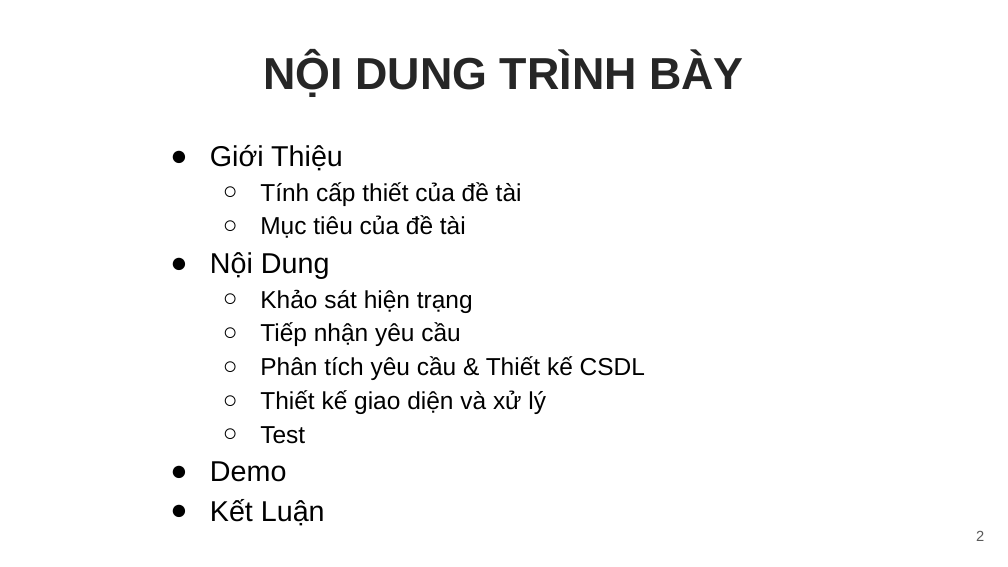
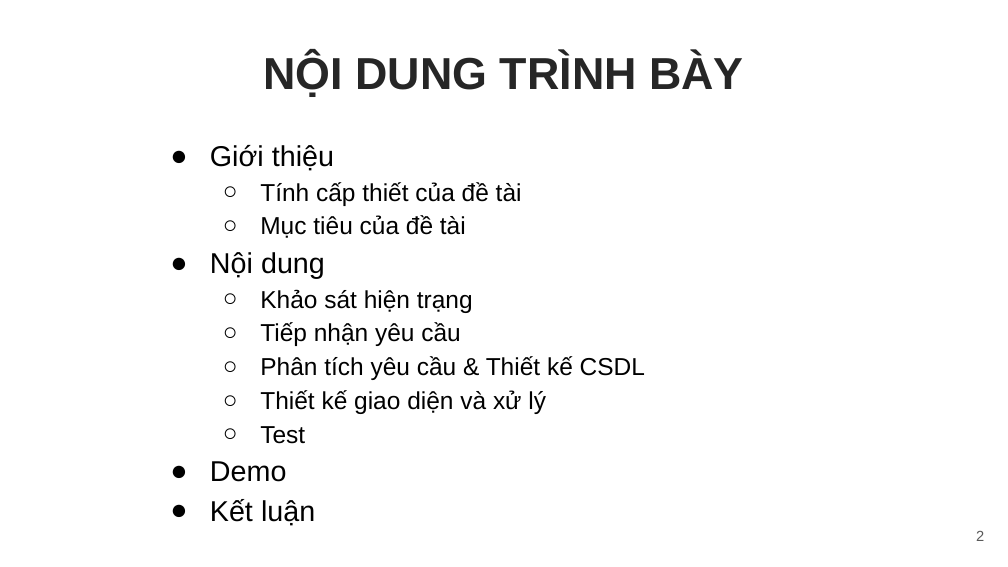
Before and after one commit to vanlam0145/TLCN-2019-LearnJapanese-Wepapp, a slide deck: slide 2 of PP_WebJapanese.pptx. Drawn at 1008x567 pixels with LibreOffice and Linux fonts; fonts in the diff are those of the drawing. Boxes give left, top, right and bottom in pixels: in the first picture for what was removed or moved away, otherwise in the second. Text is boxed around its words. In the diff, an @@ line names an element or a change of style, - is before the commit and + after.

```diff
--- a/PP_WebJapanese.pptx
+++ b/PP_WebJapanese.pptx
@@ subtitle at (x1=210, y1=145, x2=334, y2=171): text changed @@
-● Giới Thiệu
+● Giới thiệu
@@ subtitle at (x1=210, y1=252, x2=325, y2=279): text changed @@
-● Nội Dung
+● Nội dung
@@ subtitle at (x1=210, y1=499, x2=315, y2=526): text changed @@
-● Kết Luận
+● Kết luận
```
Also in this commit, not shown: 2 other slides changed, 1 other file.
